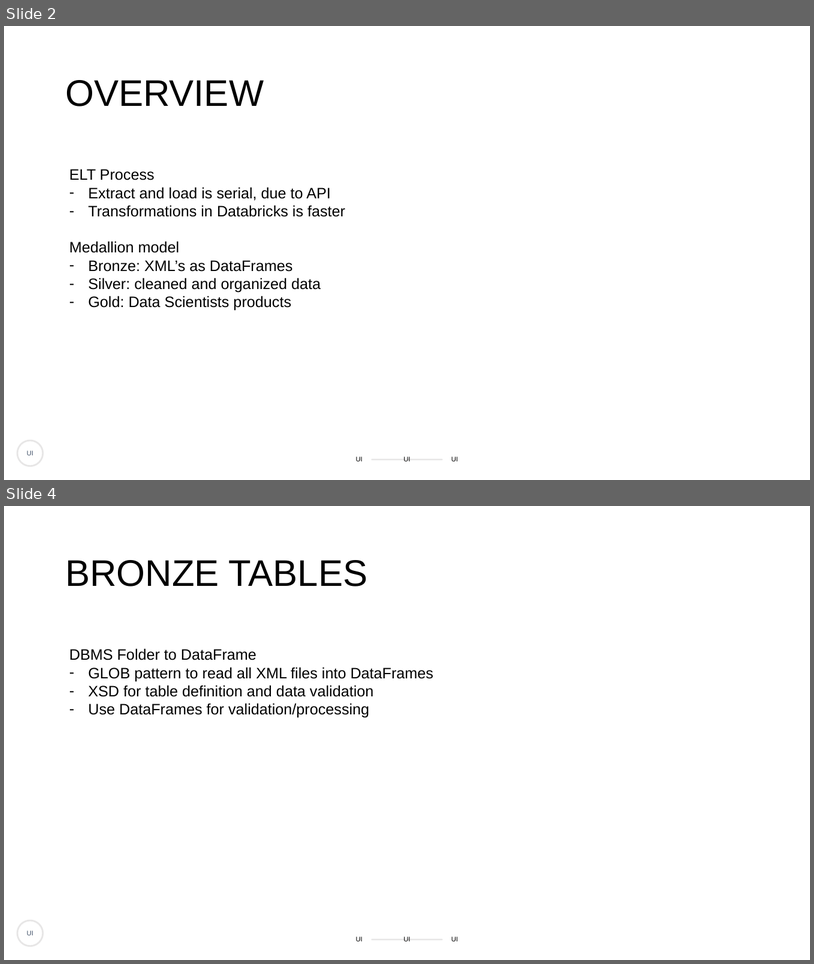
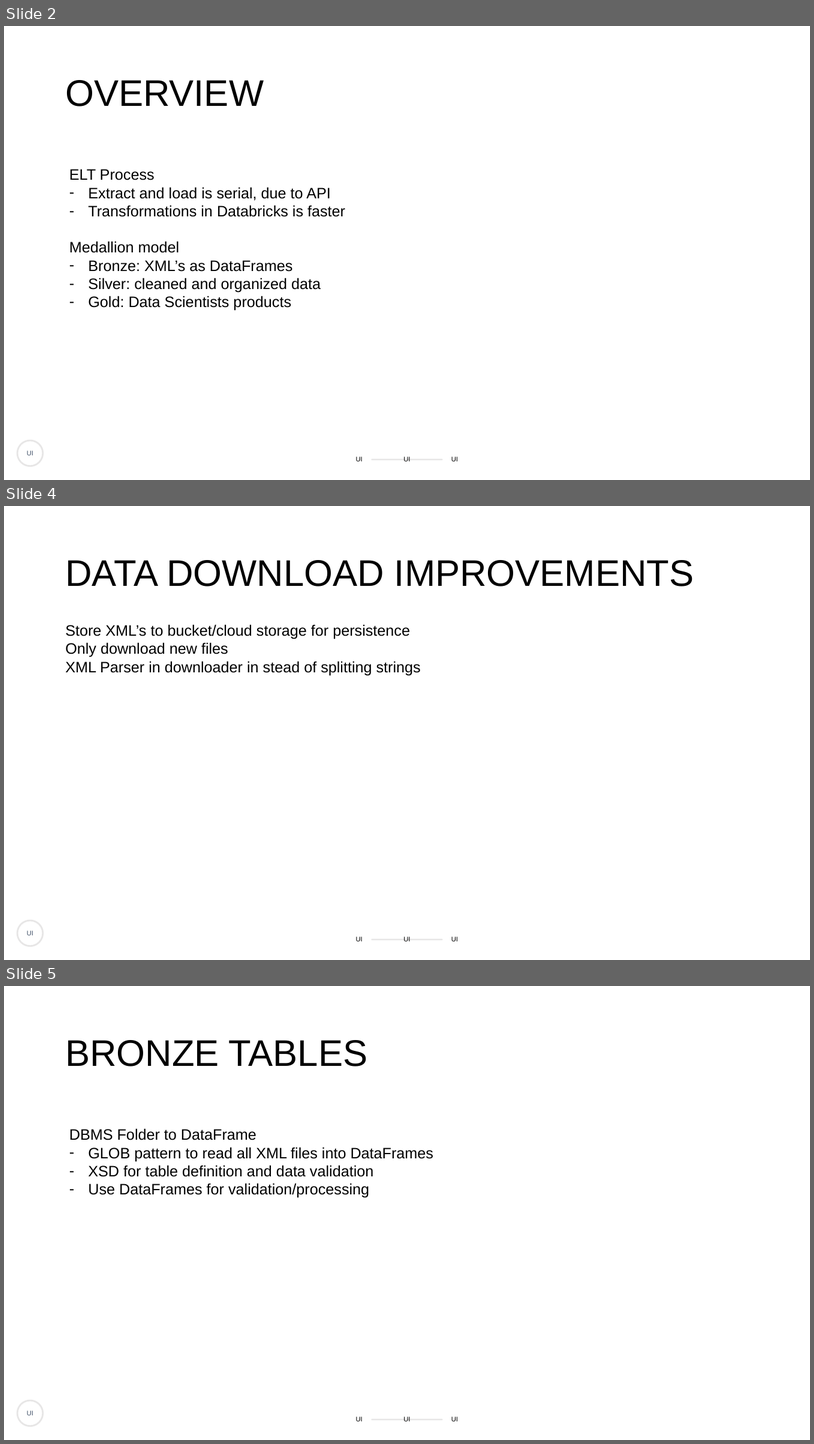
Before and after one commit to bartzwemmer/fedex, a slide deck: docs/Rijksmuseum_data.pptx. Shown one above the other, each under a label of ours: slides 2 and 4 before the commit, slides 2, 4 and 5 after it; the slides between them are not shown. The pictures are 814x964 and 814x1444 pixels, drawn with LibreOffice and Linux fonts; fonts in the diff are those of the drawing. Boxes give left, top, right and bottom in pixels: in the first picture for what was removed or moved away, otherwise in the second. Text is boxed around its words. In the diff, an @@ line names an element or a change of style, - is before the commit and + after.

```diff
--- a/docs/Rijksmuseum_data.pptx
+++ b/docs/Rijksmuseum_data.pptx
@@ slide 4 added at [4,506,810,960], background #FFFFFF @@
@@ title added at [65,560,694,586], 44 pt, text #000000 @@
+DATA DOWNLOAD IMPROVEMENTS
@@ text added at [65,624,421,675], 18 pt, text #000000 @@
+Store XML’s to bucket/cloud storage for persistence
+Only download new files
+XML Parser in downloader in stead of splitting strings
@@ what was slide 4 is now slide 5 @@
```
Also in this commit, not shown: 3 slides changed, 4 other slides added, 1 slide removed, 1 other file.
